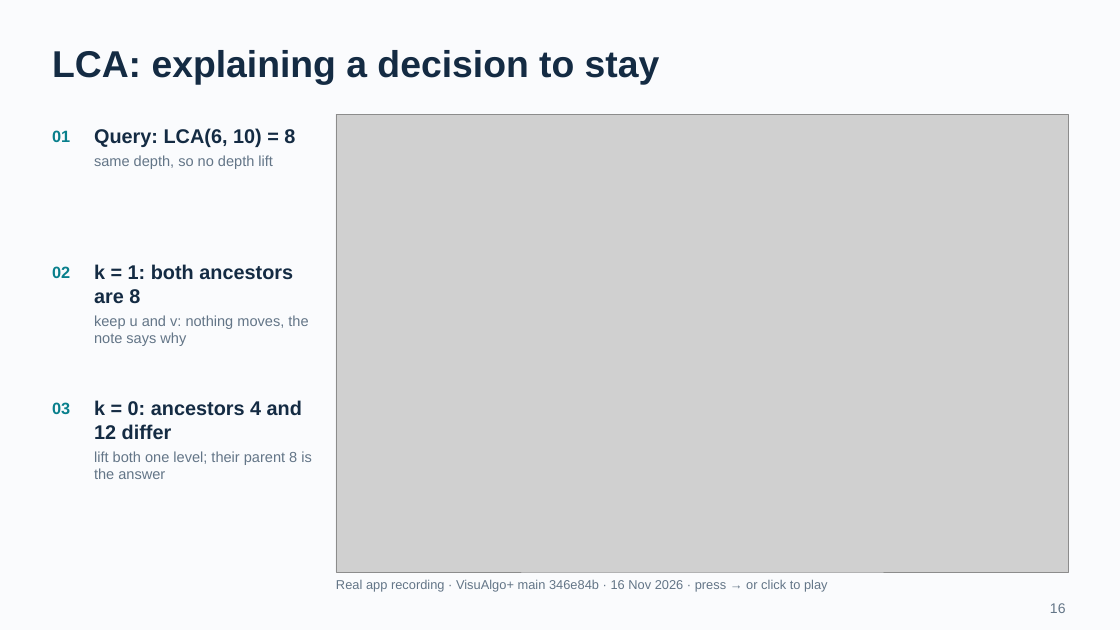
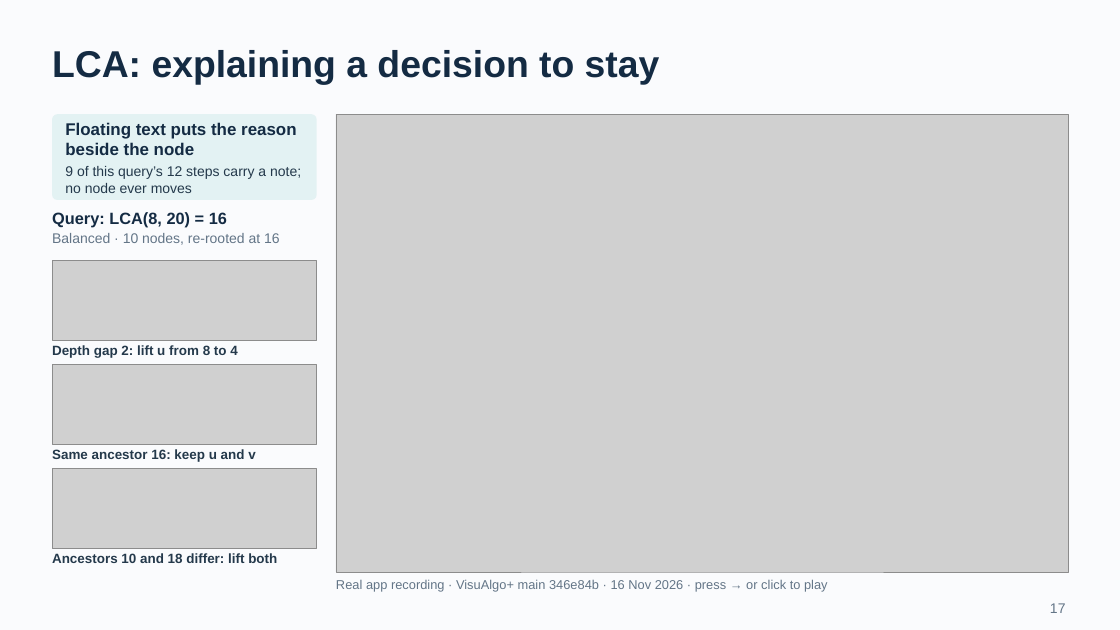
Before and after one commit to BJoozz/docsforfyp, a slide deck: slide 17 of presentation/VisuAlgo_CA_Presentation.pptx (slide 16 before the commit). Drawn at 1120x630 pixels with LibreOffice and Linux fonts; fonts in the diff are those of the drawing; grey boxes stand for pictures. Boxes give left, top, right and bottom in pixels: in the first picture for what was removed or moved away, otherwise in the second. Text is boxed around its words. In the diff, an @@ line names an element or a change of style, - is before the commit and + after.

```diff
--- a/presentation/VisuAlgo_CA_Presentation.pptx
+++ b/presentation/VisuAlgo_CA_Presentation.pptx
@@ rounded rectangle added at <box>52,114,317,200</box>, fill #E3F2F3, 12 pt, text #24394B @@
+Floating text puts the reason beside the node
+9 of this query’s 12 steps carry a note; no node ever moves
@@ text removed at <box>52,130,70,142</box> @@
-01
@@ text removed at <box>94,128,295,169</box> @@
-Query: LCA(6, 10) = 8
-same depth, so no depth lift
@@ text added at <box>52,212,280,245</box>, 12 pt, text #637587 @@
+Query: LCA(8, 20) = 16
+Balanced · 10 nodes, re-rooted at 16
@@ text removed at <box>52,266,70,278</box> @@
-02
@@ picture added at <box>52,260,317,340</box> @@
@@ text removed at <box>94,264,308,346</box> @@
-k = 1: both ancestors are 8
-keep u and v: nothing moves, the note says why
@@ text added at <box>52,344,237,358</box>, 11.5 pt, text #24394B, bold @@
+Depth gap 2: lift u from 8 to 4
@@ picture added at <box>52,365,317,444</box> @@
@@ text removed at <box>52,402,70,414</box> @@
-03
@@ text removed at <box>94,400,312,479</box> @@
-k = 0: ancestors 4 and 12 differ
-lift both one level; their parent 8 is the answer
@@ text added at <box>52,449,255,462</box>, 11.5 pt, text #24394B, bold @@
+Same ancestor 16: keep u and v
@@ picture added at <box>52,469,317,549</box> @@
@@ text added at <box>52,553,277,563</box>, 11.5 pt, text #24394B, bold @@
+Ancestors 10 and 18 differ: lift both
@@ text at <box>1050,603,1066,613</box>: text changed @@
-16
+17
```
Also in this commit, not shown: 1 other slide changed, 11 other files.
